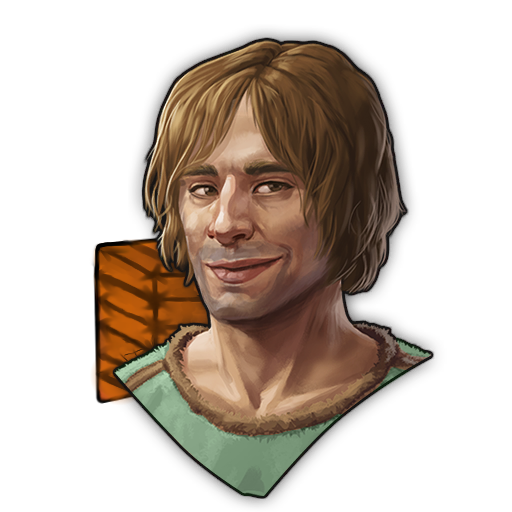
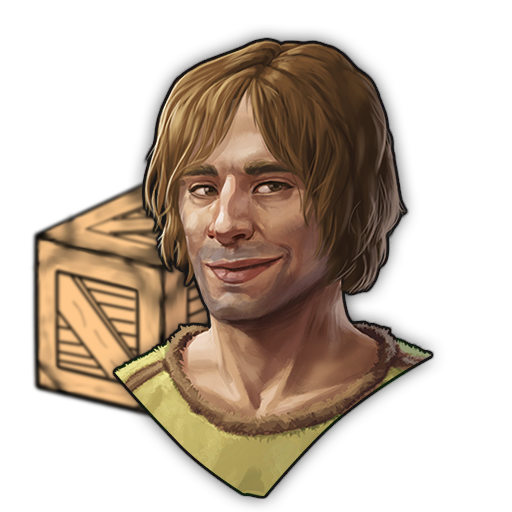
Before/after of a 512 x 512 layered artwork. What changed in the layer stack:
painted on "Background" over <box>30,180,430,496</box>
added layer "Malebene 6 Zusammengeführt" above "crate_1676716.png Zusammengeführt" over <box>30,180,403,496</box>
hid "crate_1676716.png Zusammengeführt", painted on it over <box>30,180,384,496</box>
